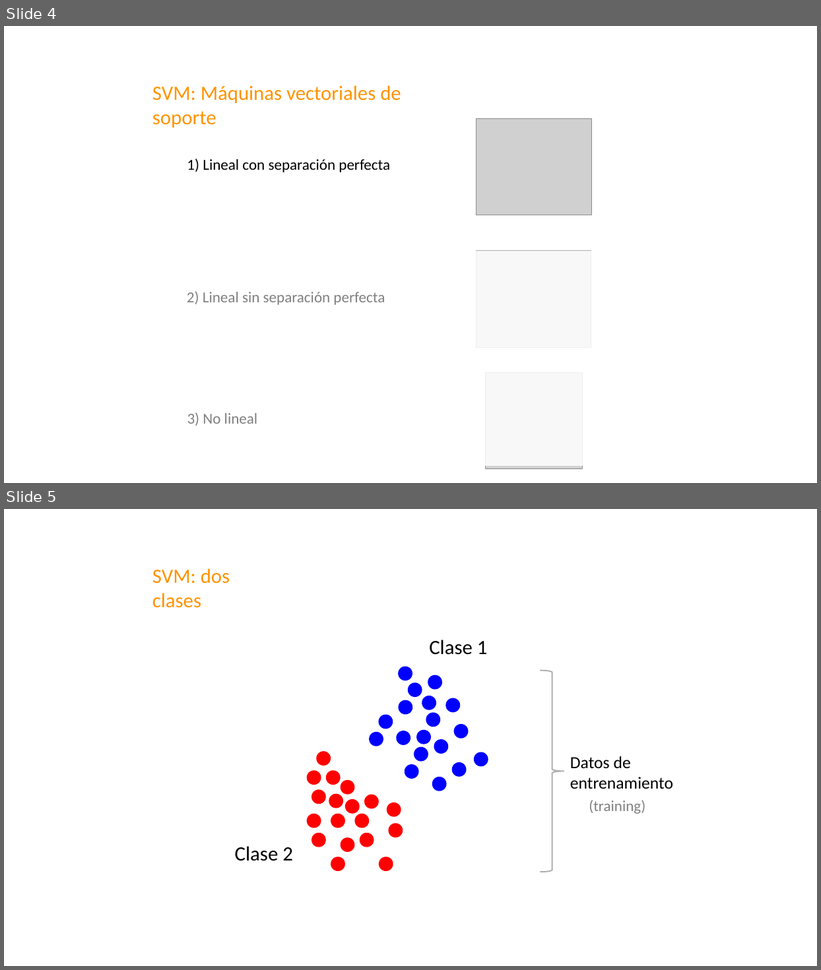
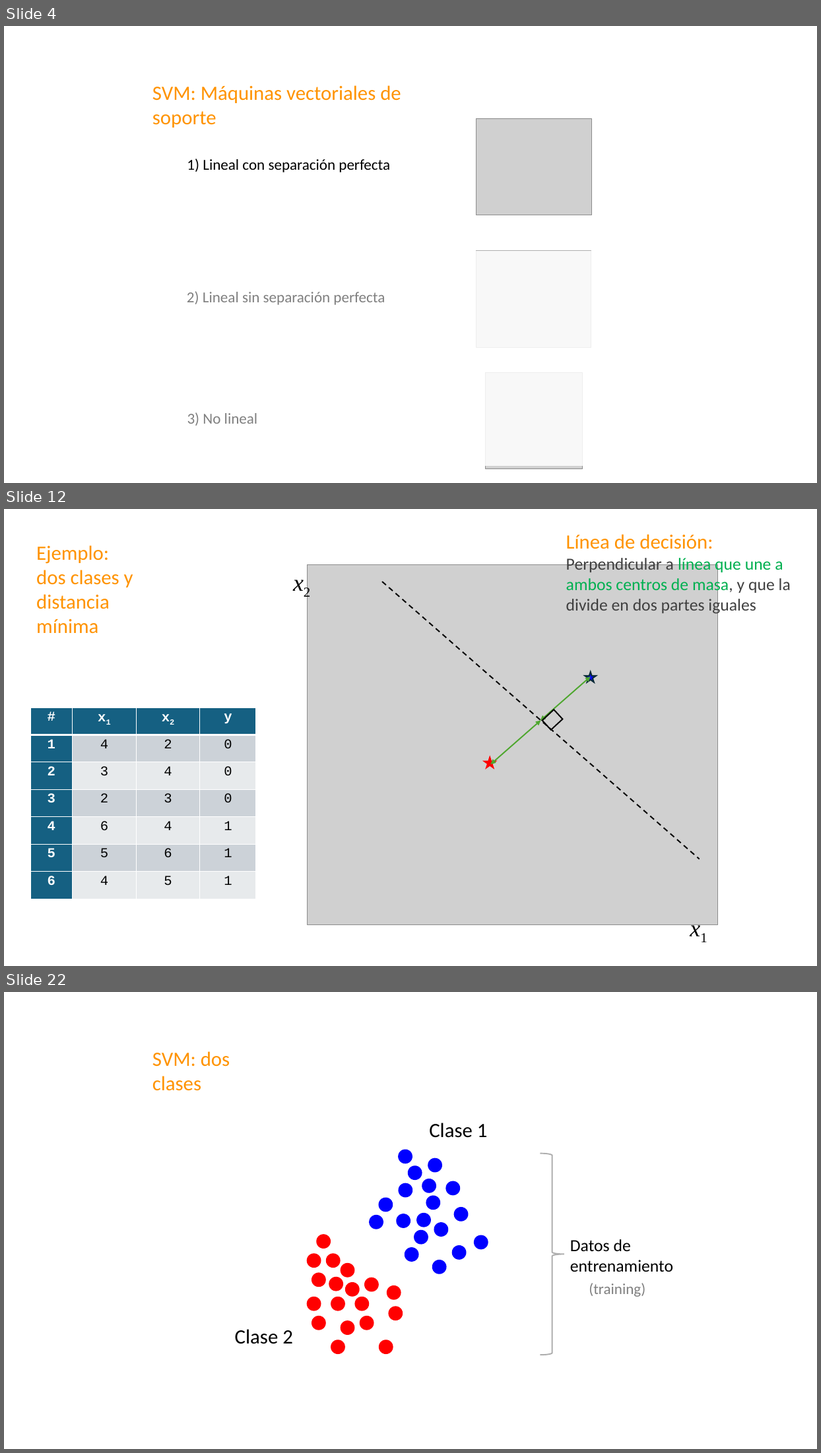
Before and after one commit to domingomery/patrones, a slide deck: clases/Cap04_Clasificacion/presentations/PAT04_SVM.pptx. Shown one above the other, each under a label of ours: slides 4 and 5 before the commit, slides 4, 12 and 22 after it; the slides between them are not shown. The pictures are 821x970 and 821x1453 pixels, drawn with LibreOffice and Linux fonts; fonts in the diff are those of the drawing; grey boxes stand for pictures. Boxes give left, top, right and bottom in pixels: in the first picture for what was removed or moved away, otherwise in the second. Text is boxed around its words. In the diff, an @@ line names an element or a change of style, - is before the commit and + after.

```diff
--- a/clases/Cap04_Clasificacion/presentations/PAT04_SVM.pptx
+++ b/clases/Cap04_Clasificacion/presentations/PAT04_SVM.pptx
@@ slide 12 added at (4,509,817,966), background #FFFFFF @@
@@ text added at (36,545,133,634), 24 pt, text #FF9300 @@
+Ejemplo:
+dos clases y
+distancia mínima
@@ text added at (566,534,791,615), 20 pt, text #404040 @@
+Línea de decisión:
+Perpendicular a línea que une a ambos centros de masa, y que la divide en dos partes iguales
@@ text added at (287,564,318,599), 28 pt, text #000000, italic @@
+x2
@@ picture added at (308,565,718,925) @@
@@ line added from (382, 582) to (700, 859), #000000 1.5 pt dashed @@
@@ double arrow added from (541, 721) to (591, 677), #4EA72E 1.5 pt @@
@@ star added at (585,672,596,682), fill #0000FF, outline #092A39 1.5 pt @@
@@ table added at (30,708,257,900), 7 rows, 4 columns @@
+# | x1 | x2 | y
+1 | 4 | 2 | 0
+2 | 3 | 4 | 0
+3 | 2 | 3 | 0
+4 | 6 | 4 | 1
+5 | 5 | 6 | 1
+6 | 4 | 5 | 1
@@ double arrow added from (491, 764) to (541, 721), #4EA72E 1.5 pt @@
@@ rectangle added at (543,710,563,730), outline #000000 1.5 pt @@
@@ star added at (484,758,496,768), fill #FF0000, outline #FF0000 1.5 pt @@
@@ text added at (684,910,715,945), 28 pt, text #000000, italic @@
+x1
@@ what was slide 5 is now slide 22 @@
```
Also in this commit, not shown: 16 other slides added.
